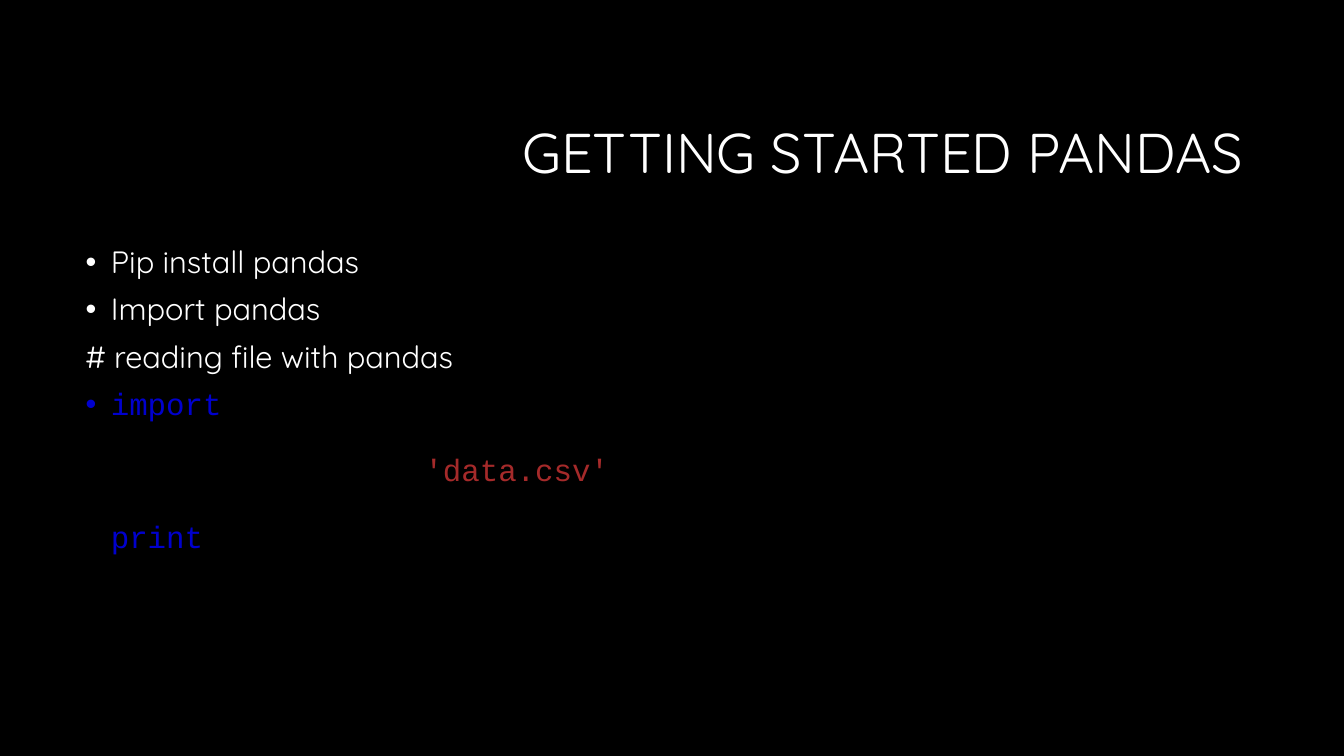
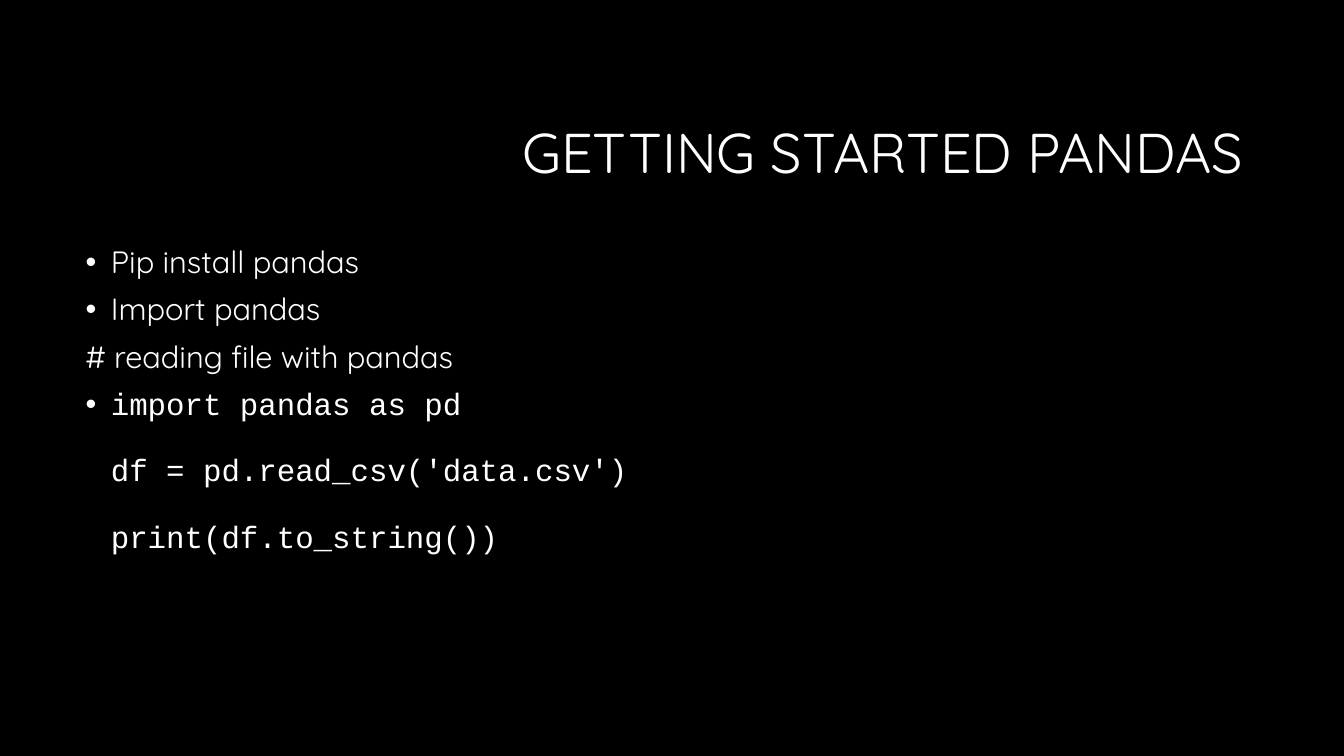
Before and after one commit to LuyangYin1/Python-for-everyone, a slide deck: slide 12 of Class-2/Class – 2.pptm. Drawn at 1344x756 pixels with LibreOffice and Linux fonts; fonts in the diff are those of the drawing; background and template pictures are left out. Boxes give left, top, right and bottom in pixels: in the first picture for what was removed or moved away, otherwise in the second. Text is boxed around its words. In the diff, an @@ line names an element or a change of style, - is before the commit and + after.

```diff
--- a/Class-2/Class – 2.pptm
+++ b/Class-2/Class – 2.pptm
@@ text at <box>111,393,627,555</box>: text colour #0000CD to #FFFFFF in "import print(df.to_string())"; text colour #000000 to #FFFFFF in "pandas as pd df = pd.read_csv('data.csv') print(df.to_string ..."; text colour #A52A2A to #FFFFFF in "pd.read_csv('data.csv')" @@
```
Also in this commit, not shown: 1 other slide changed, 1 other file.
